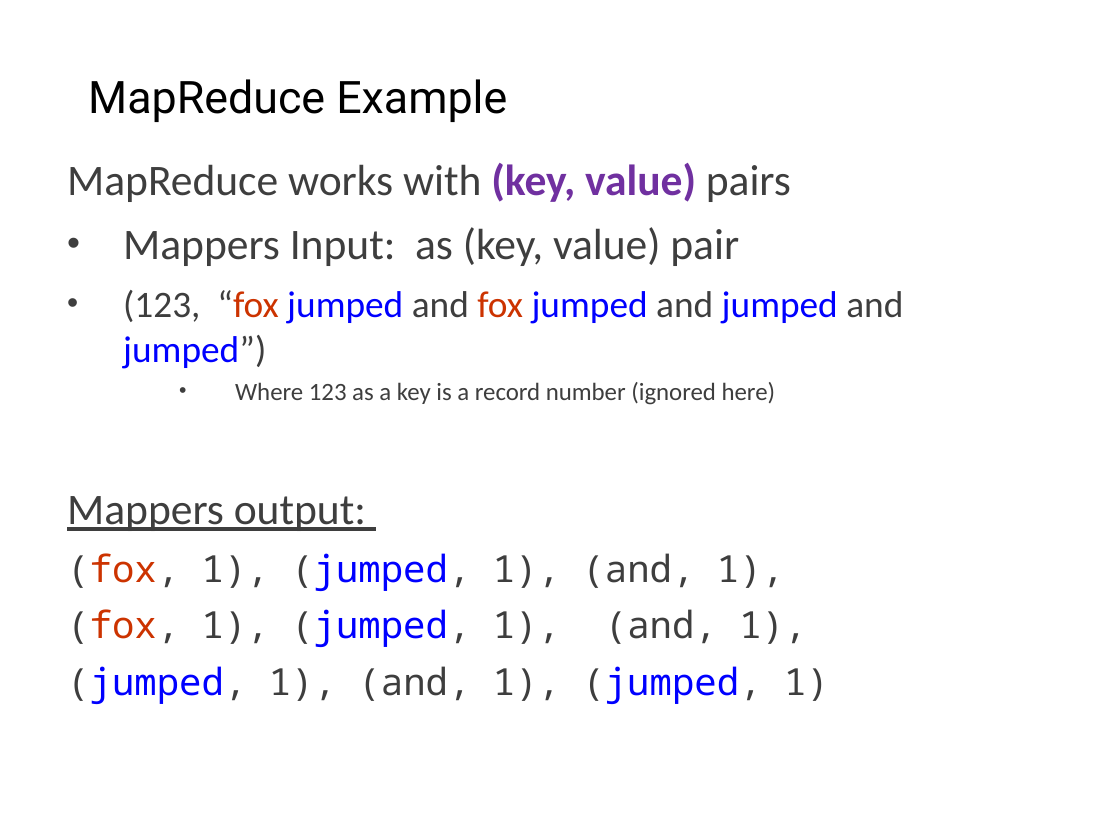
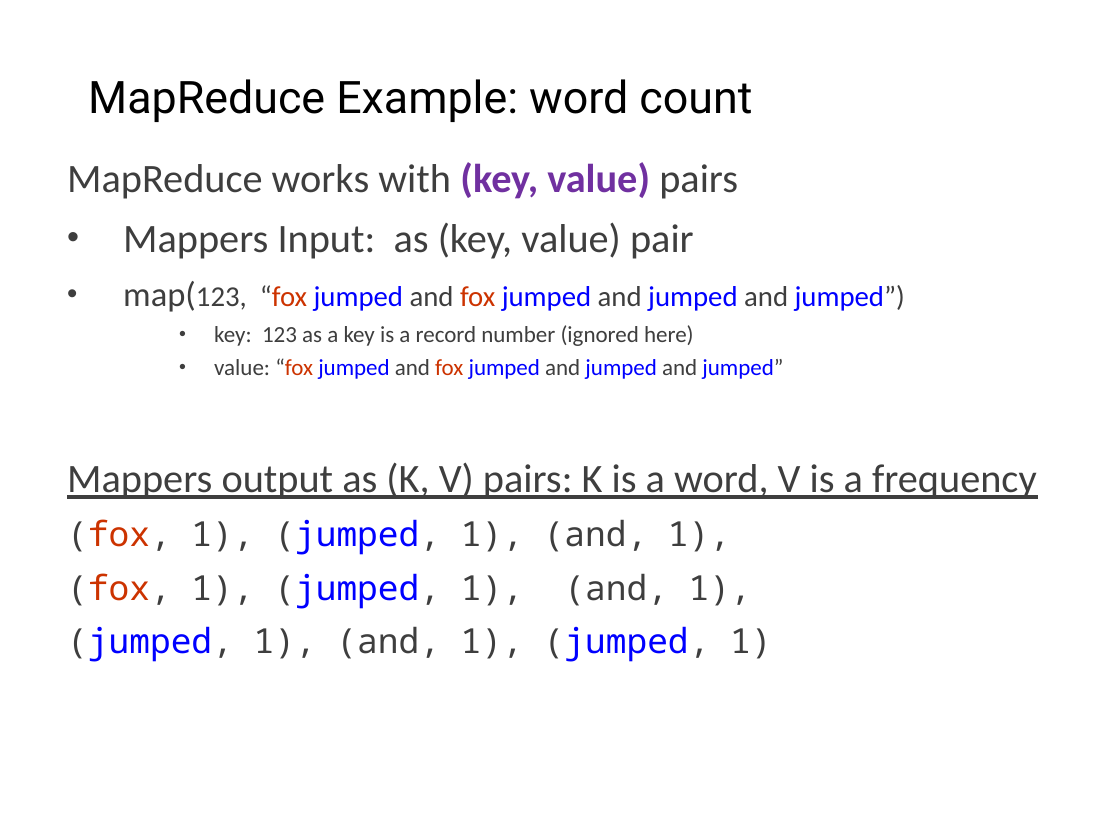
Before and after one commit to mahmoudparsian/big-data-mapreduce-course, a slide deck: slide 21 of slides/mapreduce/2.2_introduction_to_mapreduce.pptx (slide 12 before the commit). Drawn at 1120x840 pixels with LibreOffice and Linux fonts; fonts in the diff are those of the drawing. Boxes give left, top, right and bottom in pixels: in the first picture for what was removed or moved away, otherwise in the second. Text is boxed around its words. In the diff, an @@ line names an element or a change of style, - is before the commit and + after.

```diff
--- a/slides/mapreduce/2.2_introduction_to_mapreduce.pptx
+++ b/slides/mapreduce/2.2_introduction_to_mapreduce.pptx
@@ title at (88,79,752,122): text changed @@
-MapReduce Example
+MapReduce Example: word count
@@ text at (67,162,771,662): size 28 to 25.9 pt in "MapReduce works with (key, value) pairs", "Mappers Input: as (key, value) pair"; size 24 to 22.2 pt in "(fox, 1), (jumped, 1), (and, 1),", "(fox, 1), (jumped, 1), (and, 1),", "(jumped, 1), (and, 1), (jumped, 1)" @@
@@ text at (67,281,1037,499): text changed; size 24 to 14.8 pt @@
-• (123, “fox jumped and fox jumped and jumped and jumped”)
-    • Where 123 as a key is a record number (ignored here)
-Mappers output:
+• map(123, “fox jumped and fox jumped and jumped and jumped”)
+    • key: 123 as a key is a record number (ignored here)
+    • value: “fox jumped and fox jumped and jumped and jumped”
+Mappers output as (K, V) pairs: K is a word, V is a frequency
```
Also in this commit, not shown: 27 other slides changed, 13 slides added, 35 other files.
